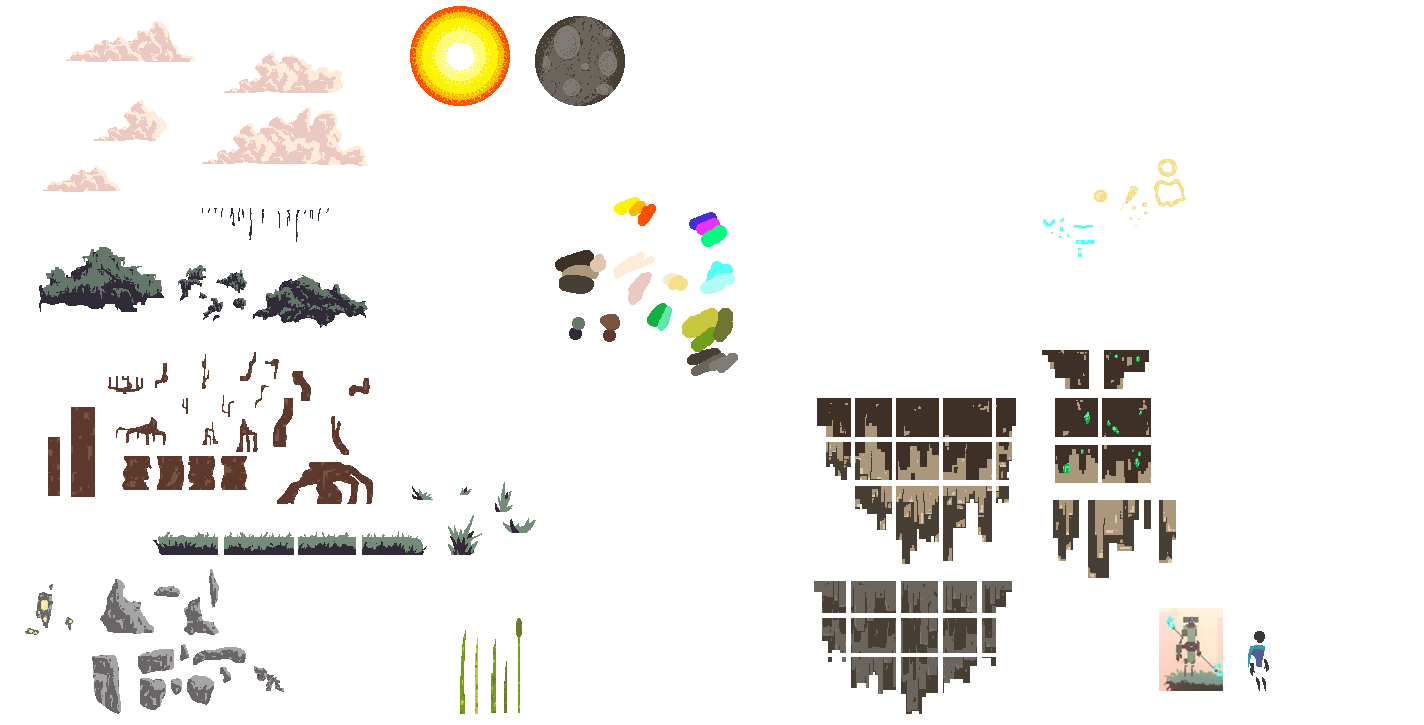
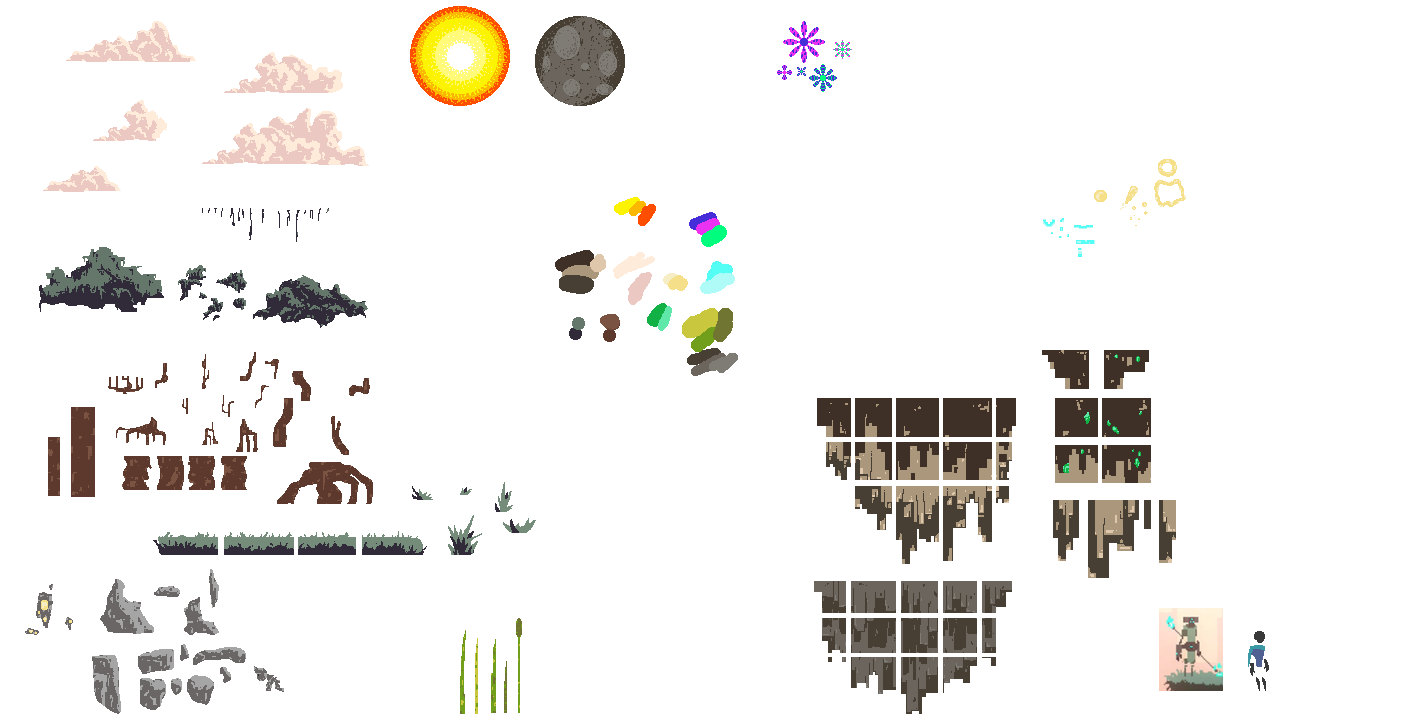
Before/after of a w=1424, h=725 layered artwork. What changed in the layer stack:
showed "Flowers" over left=777, top=21, right=852, bottom=92
